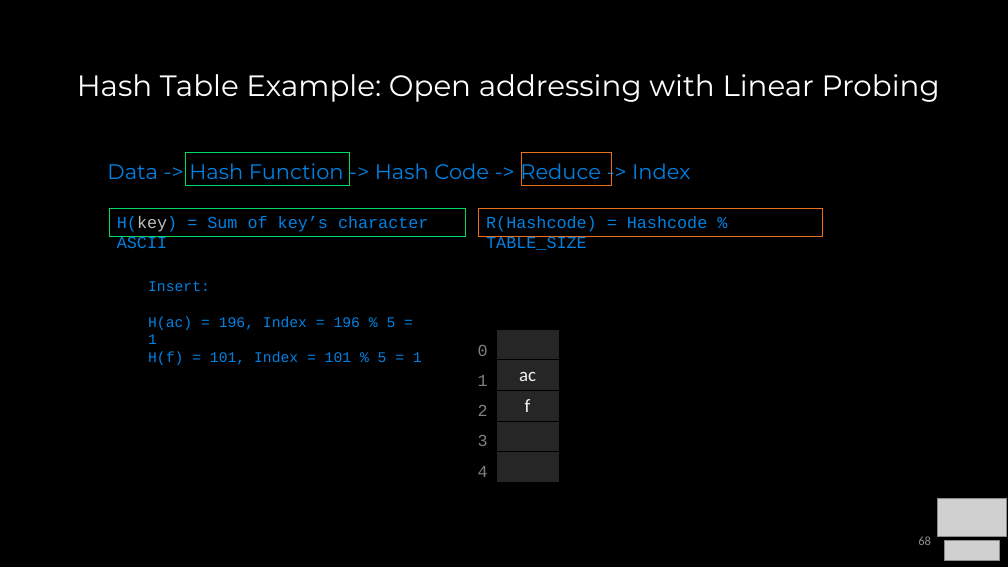
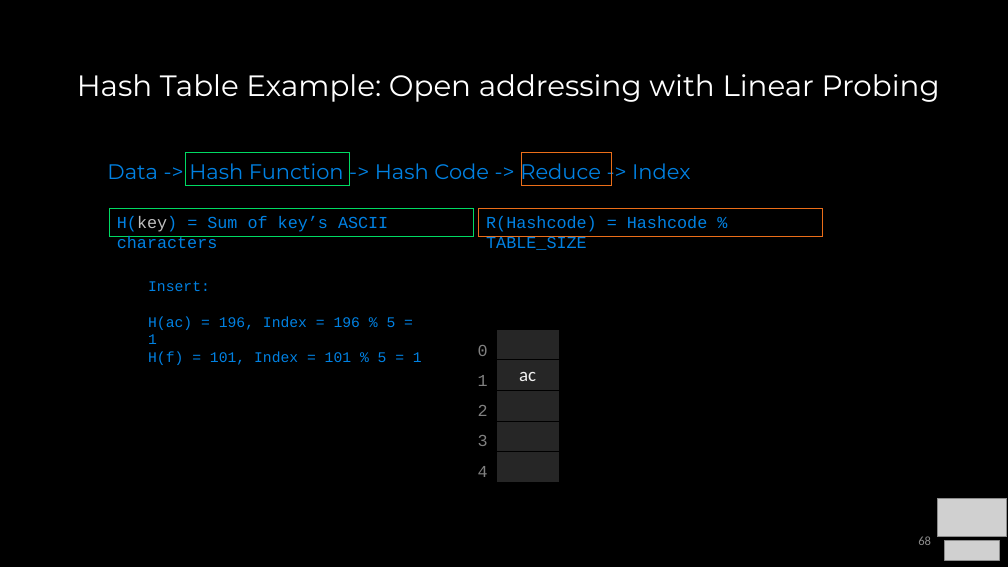
Before and after one commit to COP3530/Instructional-Content, a slide deck: slide 68 of Slides/Slides-PPT/7 - Sets, Maps, HashTables.pptx. Drawn at 1008x567 pixels with LibreOffice and Linux fonts; fonts in the diff are those of the drawing; grey boxes stand for pictures. Boxes give left, top, right and bottom in pixels: in the first picture for what was removed or moved away, otherwise in the second. Text is boxed around its words. In the diff, an @@ line names an element or a change of style, - is before the commit and + after.

```diff
--- a/Slides/Slides-PPT/7 - Sets, Maps, HashTables.pptx
+++ b/Slides/Slides-PPT/7 - Sets, Maps, HashTables.pptx
@@ rectangle "H(key) = Sum of key’s ...": place and size @@
-rectangle "H(key) = Sum of key’s ..." at bbox=[110, 208, 466, 236]
+rectangle "H(key) = Sum of key’s ..." at bbox=[110, 208, 474, 236]
@@ text in rectangle at bbox=[117, 216, 388, 248]: text changed @@
-H(key) = Sum of key’s character ASCII
+H(key) = Sum of key’s ASCII characters
@@ table at bbox=[496, 329, 559, 482] @@
-row 3: f
+row 5: 
```
Also in this commit, not shown: 26 other slides changed, 4 slides added, 1 other file.
